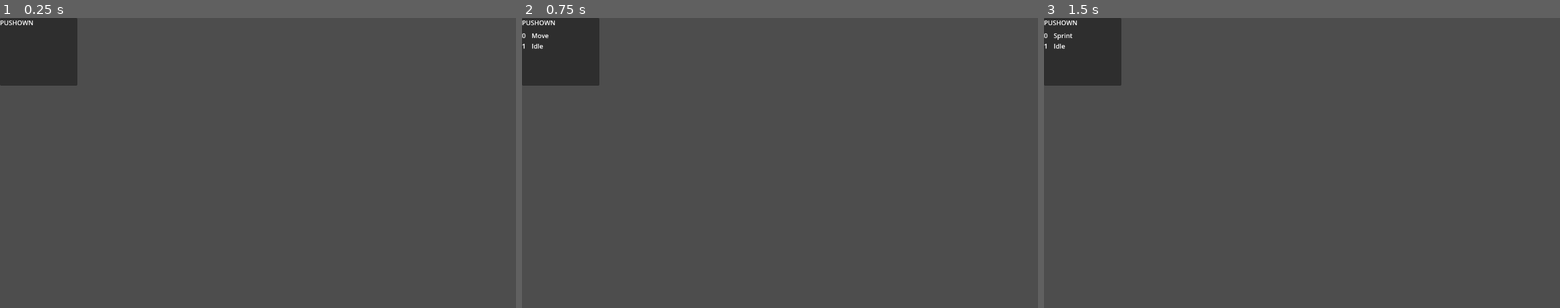
Above: before the commit, frames 1-3 (left to right).
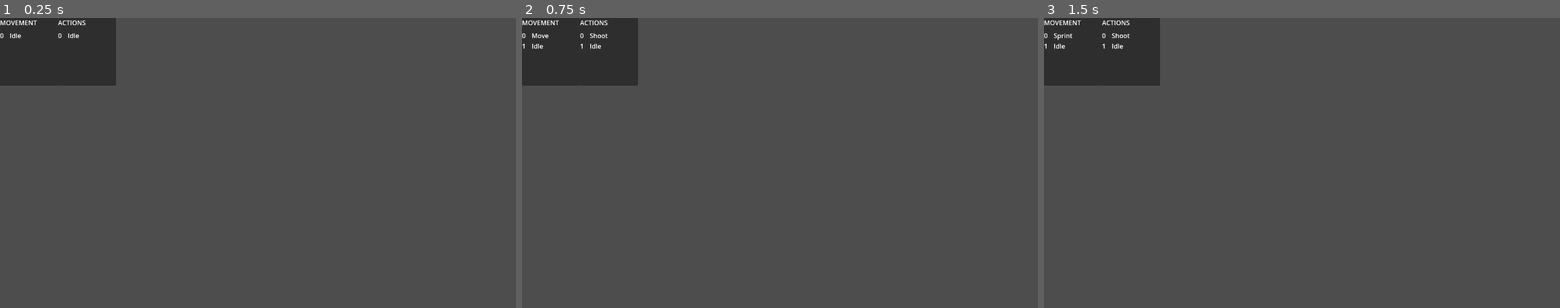
Above: after the commit, the same moments.

Repository: seffa1/ZombieGameRefactor
Game: Godot game, scene res://Main/Game.tscn
Same seed, same stepped clock (60 frames per second), same inputs: the game is played once before the commit and once after it.
Inputs (mouse positions are in pixels of both pictures, inside the frame that each line leads up to):
- Up to frame 1 (0.25 s): no input
- Up to frame 2 (0.75 s): tap Enter at 0.5 s; move the mouse to (893, 148) at 0.52 s; press the mouse at (893, 148) at 0.53 s; hold D (move_right) from 0.53 s (still down)
- Up to frame 3 (1.5 s): tap Space at 1.25 s; move the mouse to (1198, 177) at 1.27 s; release D (move_right) at 1.28 s; release the mouse at (1198, 177) at 1.28 s; hold S (move_down) from 1.28 s (still down); tap Shift (sprint) at 1.35 s

The runs differ from the first frame. In frame 1, 1.9% of the frame differs, in the area x 0-23%, y 0-24%; in frame 2, 1.9%; in frame 3, 1.9%.
Error before the commit: Invalid access to property or key 'state_name' on a base object of type 'Node (sprint.gd)'. (res://Libraries/state_machine.gd:55)

Commit message:
more statemachine work

Diff:
--- a/Debug/StatesStackDiplayer.tscn
+++ b/Debug/StatesStackDiplayer.tscn
@@ -4,7 +4,7 @@
 
 [node name="StatesStackDiplayer" type="Panel"]
 top_level = true
-offset_right = 192.0
+offset_right = 144.0
 offset_bottom = 168.0
 script = ExtResource("1")
 
@@ -13,11 +13,11 @@
 anchors_preset = 5
 anchor_left = 0.5
 anchor_right = 0.5
-offset_left = -96.0
-offset_right = 96.0
+offset_left = -72.0
+offset_right = 72.0
 offset_bottom = 32.0
 grow_horizontal = 2
-text = "Pushown"
+text = "Movement"
 uppercase = true
 
 [node name="States" type="Label" parent="."]
--- a/Debug/states-stack-displayer.gd
+++ b/Debug/states-stack-displayer.gd
@@ -15,3 +15,15 @@
 
 	$States.text = states_names
 	$Numbers.text = numbers
+
+func _on_state_machine_action_state_changed(states_stack):
+	var states_names = ''
+	var numbers = ''
+	var index = 0
+	for state in states_stack:
+		states_names += state.get_name() + '\n'
+		numbers += str(index) + '\n'
+		index += 1
+
+	$States.text = states_names
+	$Numbers.text = numbers
--- a/Libraries/state_machine.gd
+++ b/Libraries/state_machine.gd
@@ -42,7 +42,8 @@
 	_active = true
 	states_stack.push_front(get_node(start_state))
 	current_state = states_stack[0]
-	current_state.enter()
+	emit_signal("state_changed", states_stack)
+
 
 func _input(event):
 	if not _active:
@@ -52,7 +53,6 @@
 func _physics_process(delta):
 	if not _active:
 		return
-	print(current_state.state_name)
 	current_state.update(delta)
 
 func _on_animation_finished(anim_name):
--- a/Main/Game.tscn
+++ b/Main/Game.tscn
@@ -12,6 +12,15 @@
 
 [node name="StatesStackDiplayer" parent="GameWorld" instance=ExtResource("2_ao502")]
 
+[node name="StatesStackDiplayer2" parent="GameWorld" instance=ExtResource("2_ao502")]
+offset_left = 144.0
+offset_right = 288.0
+
+[node name="Title" parent="GameWorld/StatesStackDiplayer2" index="0"]
+text = "Actions"
+
 [connection signal="state_changed" from="GameWorld/Player/StateMachineMovement" to="GameWorld/StatesStackDiplayer" method="_on_state_machine_movement_state_changed"]
+[connection signal="state_changed" from="GameWorld/Player/StateMachineAction" to="GameWorld/StatesStackDiplayer2" method="_on_state_machine_action_state_changed"]
 
 [editable path="GameWorld/Player"]
+[editable path="GameWorld/StatesStackDiplayer2"]
--- a/Player/Player.tscn
+++ b/Player/Player.tscn
@@ -12,6 +12,7 @@
 [ext_resource type="Script" path="res://Player/states/actions/charge_throw.gd" id="10_ri4uv"]
 [ext_resource type="Script" path="res://Player/states/actions/throw.gd" id="11_83mo6"]
 [ext_resource type="Script" path="res://Player/states/actions/melee.gd" id="12_u67uk"]
+[ext_resource type="Script" path="res://Player/states/actions/die.gd" id="13_lfdfl"]
 
 [sub_resource type="CircleShape2D" id="CircleShape2D_j0327"]
 radius = 42.0
@@ -56,6 +57,7 @@
 script = ExtResource("12_u67uk")
 
 [node name="Die" type="Node" parent="StateMachineAction"]
+script = ExtResource("13_lfdfl")
 
 [node name="StaminaTimer" type="Timer" parent="."]
 one_shot = true
--- a/Player/player_state_machine_action.gd
+++ b/Player/player_state_machine_action.gd
@@ -8,6 +8,7 @@
 """
 
 func _ready():
+	super()
 	states_map = {
 		"idle": $Idle,
 		"shoot": $Shoot,
@@ -23,18 +24,22 @@
 	"""
 	if not _active:
 		return
+	# If we want to add state to the state-queue
 	if state_name in ["shoot", "die"]:
 		states_stack.push_front(states_map[state_name])
+	# Otherwise the base statemachine will just switch to the new state
+	super(state_name)
 
 func _input(event):
 	"""
 	Here we only handle input that can interrupt states, shooting in this case
 	otherwise we let the state node handle it
 	"""
+	if not _active:
+		return
 	if event.is_action_pressed("shoot"):
 		if current_state == $Shoot:
 			return
 		_change_state("shoot")
 		return
-	if current_state:
-		current_state.handle_input(event)
+	current_state.handle_input(event)
--- a/Player/player_state_machine_movement.gd
+++ b/Player/player_state_machine_movement.gd
@@ -26,7 +26,9 @@
 	# If we want to add state to the state-queue
 	if state_name in ["die", "move"]:
 		states_stack.push_front(states_map[state_name])
+	# Otherwise the base statemachine will just switch to the new state
 	super(state_name)
+
 
 func _input(event):
 	"""
--- /dev/null
+++ b/Player/states/actions/die.gd
@@ -0,0 +1,16 @@
+extends "res://Libraries/state.gd"
+
+
+# Initialize the state. E.g. change the animation
+func enter():
+	return
+
+# Clean up the state. Reinitialize values like a timer
+func exit():
+	return
+
+func handle_input(event):
+	return
+
+func update(delta):
+	return
Not shown: 1 places in Player/Player.tscn that only renumber resources
